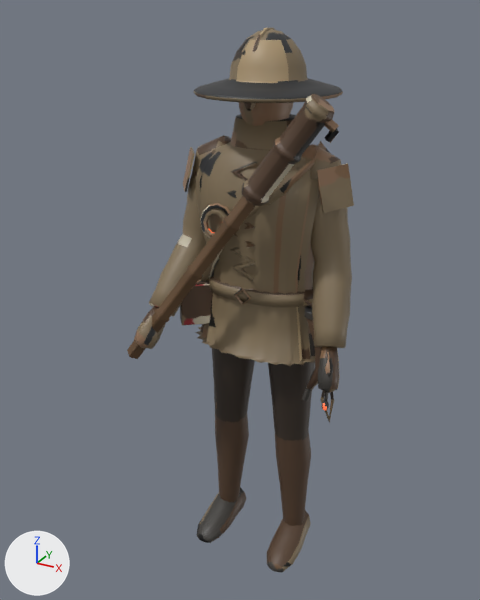
The FBX model Assets/Models/ArtBible/Enemies/Late/Handgunner/Handgunner.fbx: old version first, new version second.
One viewpoint serves both versions: a 50 mm camera at (0.897, -1.792, 1.83) aimed at (-0.065, -0.044, 0.956). Lighting does not change. The marker at lower left points along +X, +Y and +Z. The older version comes first.

Objects in the first picture: 'Handgunner'.
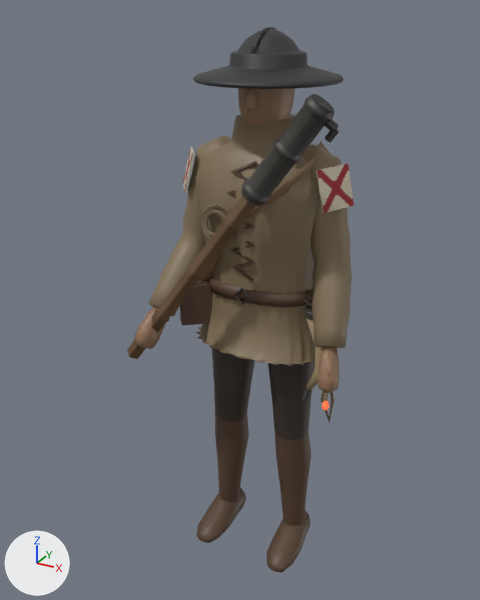
Pixel boxes (x1, y1, x2, y2) of what changed, in the pictures (480 x 600 px; the box of a moved part takes in the faces that stretch with it):
```json
{"object": "Handgunner", "change": "reshaped", "before": [127, 28, 354, 573], "after": [127, 27, 354, 573]}
{"part": 1, "of": "me_handgunner", "change": "moved or reshaped", "before": [193, 35, 343, 103], "after": [193, 28, 343, 89]}
{"part": 2, "of": "me_handgunner", "change": "surface changed", "before": [137, 28, 354, 573], "after": [137, 28, 354, 573]}
```

Edits to the scene script, one JSON object a line:
```json
{"block": "me_handgunner", "where": "# used by ob_handgunner; location = (0.0, 0.0, 0.0)"}
{"op": "remove", "block": "me_handgunner", "code": "me_handgunner.from_pydata(...)  # 3225 vertices, 3089 faces; spans x -0.36..0.34, y -0.32..0.23, z 0.0..1.78"}
{"op": "add", "block": "me_handgunner", "code": "me_handgunner.from_pydata(...)  # 3269 vertices, 3133 faces; spans x -0.36..0.34, y -0.32..0.23, z 0.0..1.78"}
{"block": "me_handgunner", "change": "me_handgunner part 1: 33 vertices moved from x -0.11..0.02, y -0.11..0.12, z 1.65..1.76 to x -0.11..0.02, y -0.1..0.12, z 1.68..1.76; 232 vertices removed from x -0.21..0.21, y -0.21..0.23, z 1.6..1.75; 276 vertices added at x -0.21..0.21, y -0.21..0.23, z 1.64..1.77"}
{"block": "me_handgunner", "change": "me_handgunner part 2: 2210 kept faces spanning x -0.36..0.34, y -0.32..0.18, z 0.0..1.78 get new texture (UV) coordinates"}
```
